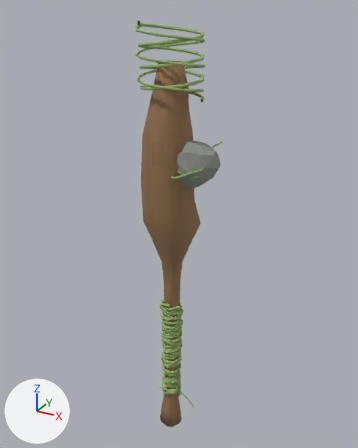
The glTF model public/models/tools/Primitiveclub.glb, before and after one commit.
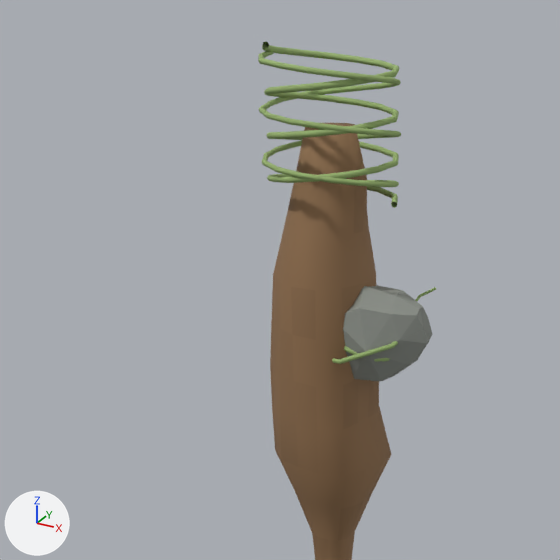
Old and new are each drawn whole from a 50 mm camera at (0.431, -0.741, 0.863) aimed at (0.013, 0.02, 0.483) and again close up on the part from 2% to 79% of the width and 0% to 62% of the height. Arrows for +X, +Y and +Z are at lower left; the lights stay in place. The first two pictures are the older version. Where no turn or scale is listed for an object, it has been applied to the vertices.

In view in the first close-up: 'Primitiveclub_Body', 'Primitiveclub_GrassBind', 'Primitiveclub_Stone'.
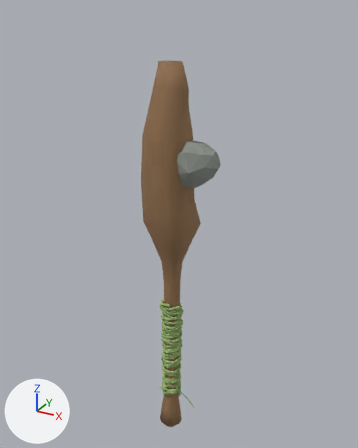
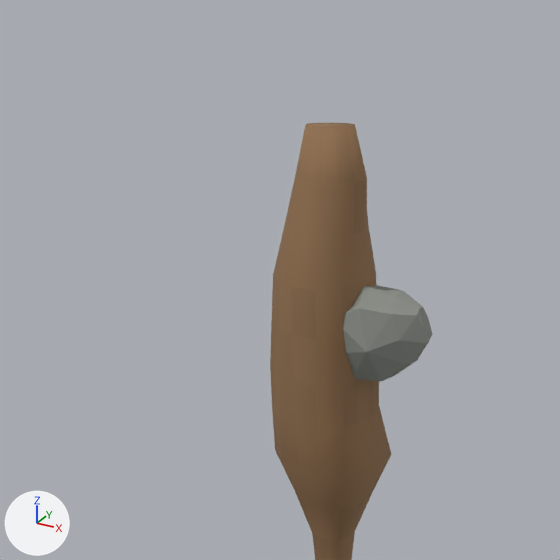
Commit message: Update Primitive Club model for improved asset quality

The change, as a diff of the scene's bpy script:
```diff
--- a/public/models/tools/Primitiveclub.glb.py
+++ b/public/models/tools/Primitiveclub.glb.py
@@ ob_primitiveclub_grassbind @@
-ob_primitiveclub_grassbind = bpy.data.objects.new('Primitiveclub_GrassBind', me_primitiveclub_grassbind)
-ob_primitiveclub_grassbind.location = (0.0, 0.0, 0.0)
```

What differs and where, as boxes [x1, y1, x2, y2] in the close-ups (560 x 560 px):
'Primitiveclub_GrassBind', deleted: before [258, 41, 436, 364]
